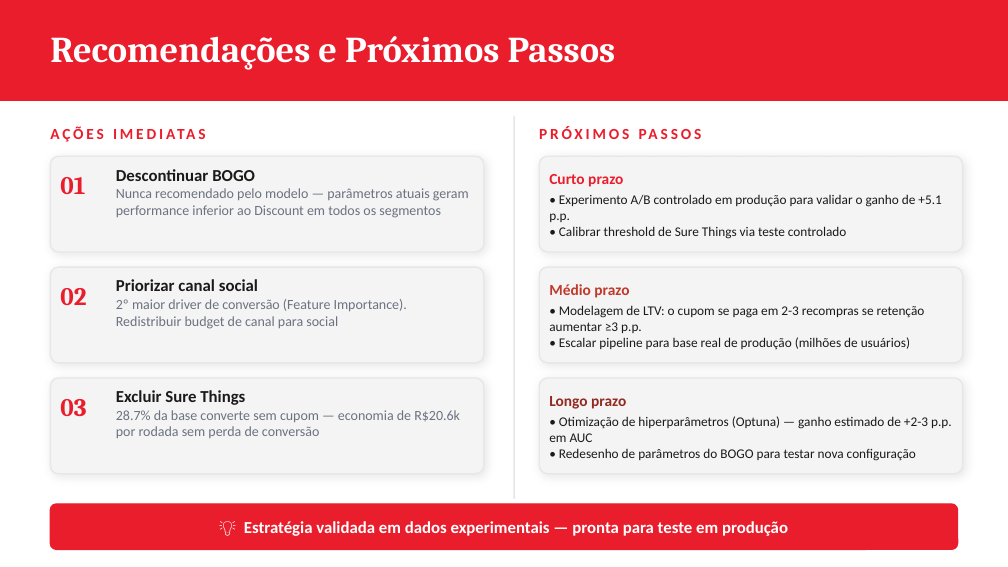
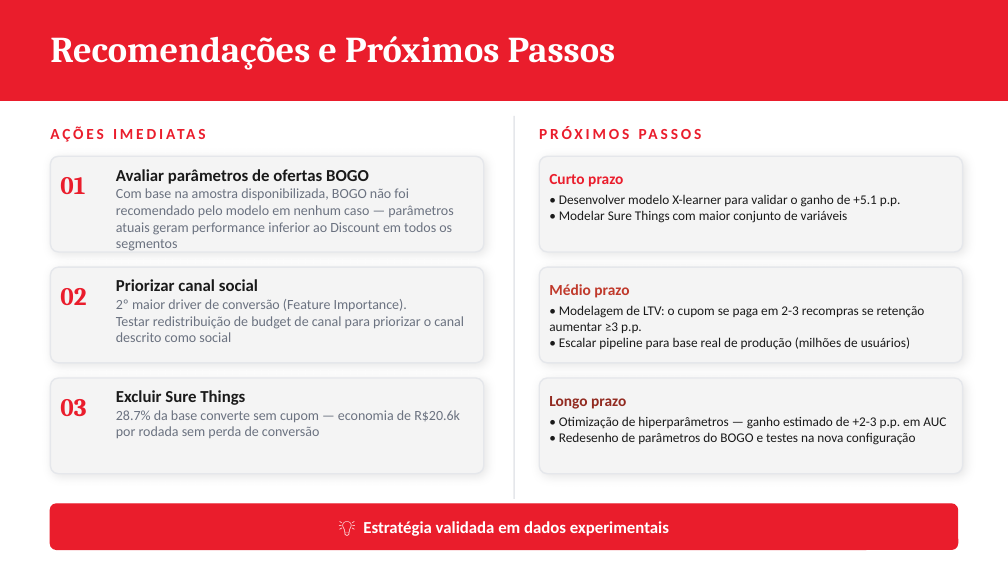
Before and after one commit to ana-clara-fernandes/ifood-case202606, a slide deck: slide 5 of presentation/ifood_case_presentation_AnaClaraFernandes.pptx. Drawn at 1008x567 pixels with LibreOffice and Linux fonts; fonts in the diff are those of the drawing. Boxes give left, top, right and bottom in pixels: in the first picture for what was removed or moved away, otherwise in the second. Text is boxed around its words. In the diff, an @@ line names an element or a change of style, - is before the commit and + after.

Commit message:
ajustes na apresentação e validação do modelo

```diff
--- a/presentation/ifood_case_presentation_AnaClaraFernandes.pptx
+++ b/presentation/ifood_case_presentation_AnaClaraFernandes.pptx
@@ text at bbox=[116, 169, 453, 251]: text changed @@
-Descontinuar BOGO
-Nunca recomendado pelo modelo — parâmetros atuais geram performance inferior ao Discount em todos os segmentos
+Avaliar parâmetros de ofertas BOGO
+Com base na amostra disponibilizada, BOGO não foi recomendado pelo modelo em nenhum caso — parâmetros atuais geram performance inferior ao Discount em todos os segmentos
@@ text at bbox=[559, 194, 901, 223]: text changed @@
-• Experimento A/B controlado em produção para validar o ganho de +5.1 p.p.
-• Calibrar threshold de Sure Things via teste controlado
+• Desenvolver modelo X-learner para validar o ganho de +5.1 p.p.
+• Modelar Sure Things com maior conjunto de variáveis
@@ text at bbox=[116, 279, 464, 342]: text changed @@
-Priorizar canal social
-2º maior driver de conversão (Feature Importance). Redistribuir budget de canal para social
+Priorizar canal social
+2º maior driver de conversão (Feature Importance).
+Testar redistribuição de budget de canal para priorizar o canal descrito como social
@@ text at bbox=[559, 416, 946, 445]: text changed @@
-• Otimização de hiperparâmetros (Optuna) — ganho estimado de +2-3 p.p. em AUC
-• Redesenho de parâmetros do BOGO para testar nova configuração
+• Otimização de hiperparâmetros — ganho estimado de +2-3 p.p. em AUC
+• Redesenho de parâmetros do BOGO e testes na nova configuração
@@ text at bbox=[363, 521, 669, 536]: text changed @@
-💡 Estratégia validada em dados experimentais — pronta para teste em produção
+💡 Estratégia validada em dados experimentais
```
Also in this commit, not shown: 4 other slides changed, 2 slides added, 1 other file.
